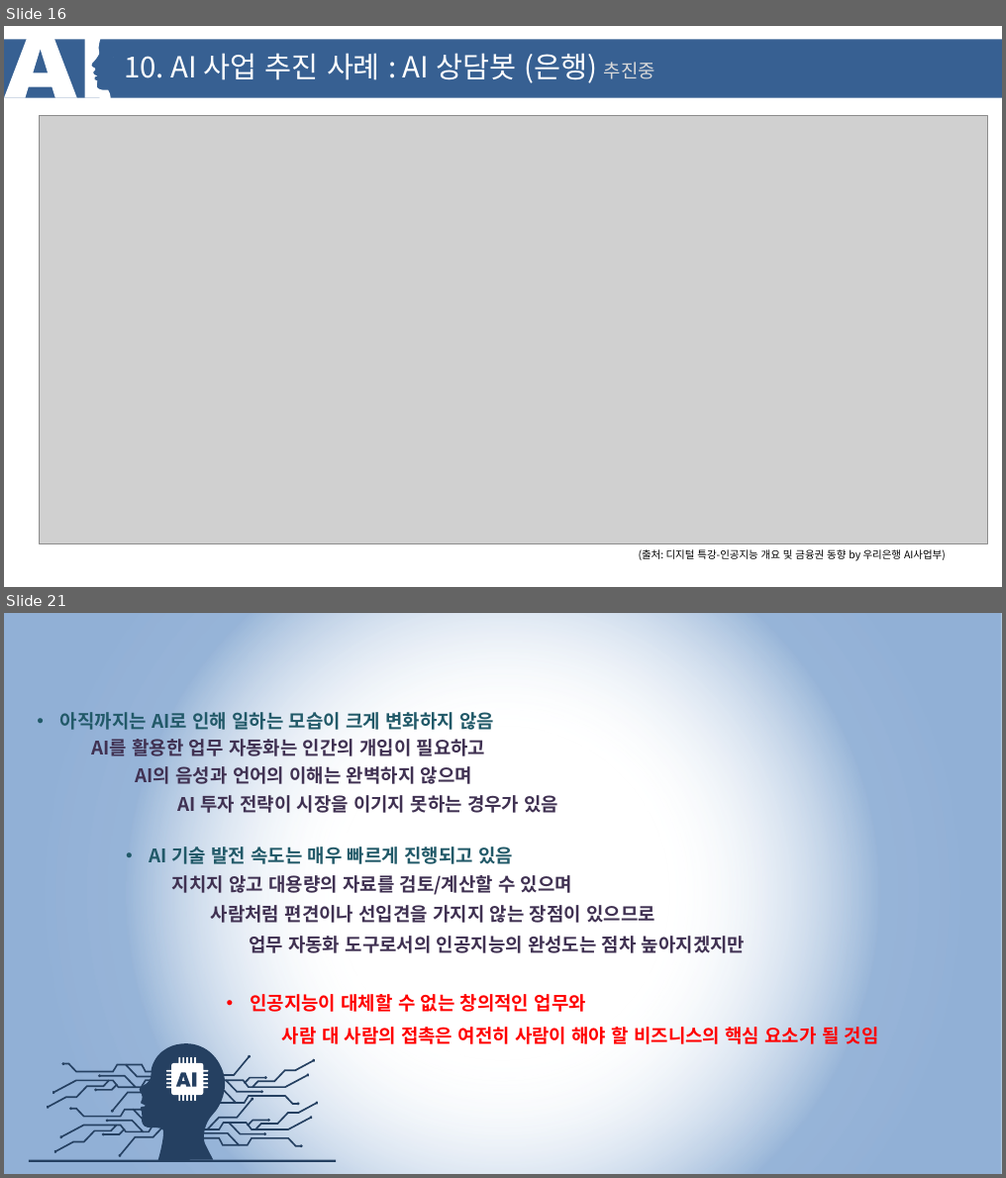
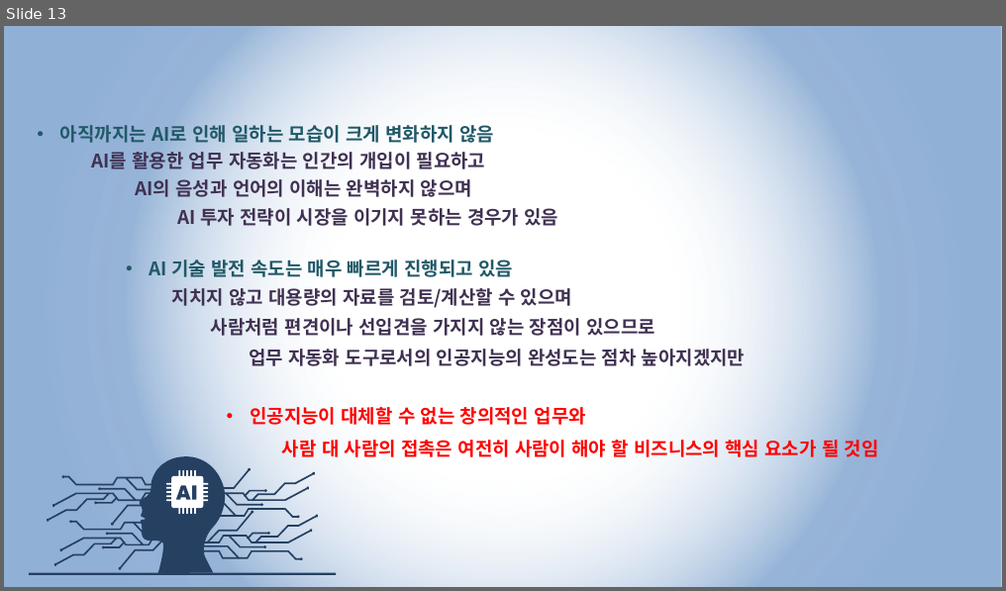
Before and after one commit to SungHoAhn2/SungHoAhn2.github.io, a slide deck: training/ai_training.pptx. Shown one above the other, each under a label of ours: slides 16 and 21 before the commit, slide 13 after it; the slides between them are not shown. The pictures are 1006x1178 and 1006x591 pixels, drawn with LibreOffice and Linux fonts; fonts in the diff are those of the drawing; grey boxes stand for pictures; background and template pictures are left out. Boxes give left, top, right and bottom in pixels: in the first picture for what was removed or moved away, otherwise in the second. Text is boxed around its words. In the diff, an @@ line names an element or a change of style, - is before the commit and + after.

```diff
--- a/training/ai_training.pptx
+++ b/training/ai_training.pptx
@@ slide 16 removed at [4, 26, 1002, 587], background #FFFFFF @@
@@ rectangle removed at [4, 40, 1002, 98] @@
@@ freeform shape removed at [4, 32, 113, 98] @@
@@ text removed at [124, 53, 655, 83] @@
-10. AI 사업 추진 사례 : AI 상담봇 (은행) 추진중
@@ picture removed at [40, 116, 987, 545] @@
@@ text removed at [639, 550, 945, 562] @@
-(출처: 디지털 특강-인공지능 개요 및 금융권 동향 by 우리은행 AI사업부)
@@ what was slide 21 is now slide 13 @@
```
Also in this commit, not shown: 2 slides changed, 7 other slides removed, 1 other file.
